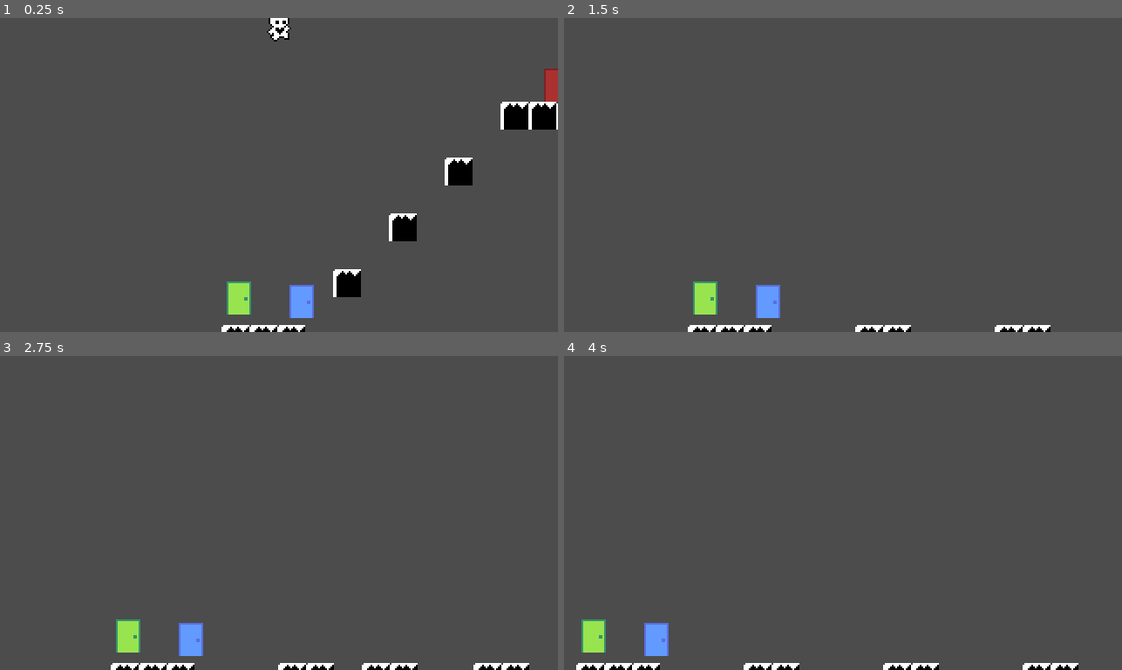
Above: before the commit, frames 1-4 (two rows, left to right).
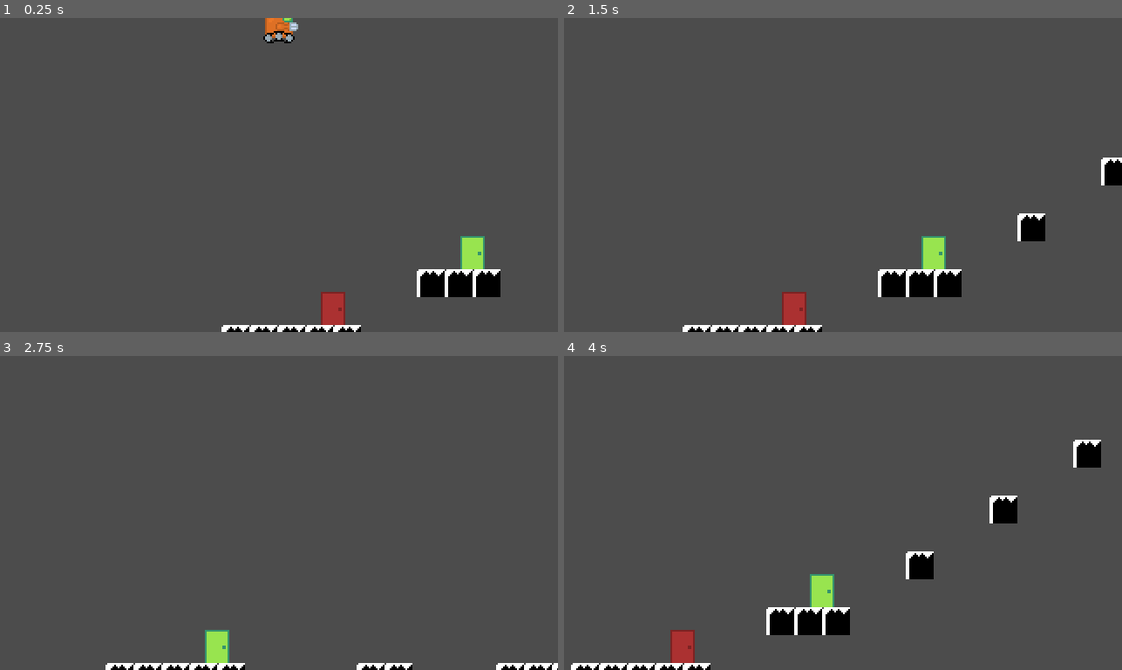
Above: after the commit, the same moments.

Repository: wagenrace/Platformer
Game: Godot game, scene res://World.tscn
The game is run twice, just before and just after one commit, with the same random seed, the same clock (stepped at 60 frames per second) and the same inputs.
Inputs:
- Up to frame 1 (0.25 s): no input
- Up to frame 2 (1.5 s): tap Enter (ui_accept) at 0.5, 0.77, 1.07 s; hold Right (ui_right) from 0.53 s (still down); tap 1 at 0.6 s; tap 2 at 0.8, 1.35 s
- Up to frame 3 (2.75 s): tap Enter (ui_accept) at 1.52, 1.55, 1.82 s; release Right (ui_right) at 2.03 s; hold Left (ui_left) from 2.03 s (still down); hold Enter (ui_accept) from 2.03 s (still down); tap 1 at 2.3 s
- Up to frame 4 (4 s): release Left (ui_left) at 2.78 s; release Enter (ui_accept) at 2.78 s; hold Right (ui_right) from 2.78 s (still down); tap 1 at 2.85 s; tap Enter (ui_accept) at 3.02, 3.32 s; tap 2 at 3.05, 3.6 s; hold Enter (ui_accept) from 3.53 s (still down)

The runs differ from the first frame. In frame 1, 6.3% of the frame differs, in the area x 40-100%, y 0-100%; in frame 2, 4.8%; in frame 3, 2.4%; in frame 4, 5.5%.

Commit message:
add own player
Signed-off-by: tomnijhof <tom.nijhof@cytosmart.com>

Diff:
--- a/Door.gd
+++ b/Door.gd
@@ -1,15 +1,14 @@
 
 extends Area2D
 
-export(Texture) var spriteDoor setget my_func
+export(Texture) var spriteDoor setget assing_sprite
 export(String) var nextLevel = ""
 # export(NodePath) var tileMap
 
 # onready var tileMap = get_node("parent")
 
-func my_func(tex):
-	var asset = tex
-	get_node("Sprite").texture = asset
+func assing_sprite(tex):
+	get_node("Sprite").texture = tex
 
 func _ready():
 	pass
--- a/LevelLayout.gd
+++ b/LevelLayout.gd
@@ -72,7 +72,18 @@
 onready var redDoor = $"DoorRed"
 onready var blueDoor = $"DoorBlue"
 onready var greenDoor = $"DoorGreen"
+var door_island_size: int = 2
 
+func add_door(_door, current_position):
+	var door_position = current_position
+	door_position.x += 1
+	door_position = tileMap.map_to_world(door_position)
+
+	for _i in range(door_island_size):
+		current_position.x += 1
+		tileMap.set_cellv(current_position, 0)
+
+	_door.position = door_position
 
 func apply_level(level):
 	for cell in tileMap.get_used_cells():
@@ -88,17 +99,19 @@
 	for letter in level:
 		var _number = base64_lookup[letter]
 		if _number == 60:
-			var door_position = current_position
-			door_position.x += 1
-			door_position = tileMap.map_to_world(door_position)
-
-			for _i in range(2):
-				current_position.x += 1
-				tileMap.set_cellv(current_position, 0)
-			redDoor.position = door_position
+			add_door(redDoor, current_position)
+			current_position.x += door_island_size
+			continue
+		if _number == 61:
+			add_door(greenDoor, current_position)
+			current_position.x += door_island_size
+			continue
+		if _number == 62:
+			add_door(blueDoor, current_position)
+			current_position.x += door_island_size
 			continue
 
-		var _gap_size = _number % 3 + 1
+		var _gap_size = _number % 3 + 2
 		var _height = int(_number/3) % 5 - 2
 		var _island_width = int(_number/15) % 4 + 1
 
--- a/Player.gd
+++ b/Player.gd
@@ -33,7 +33,10 @@
 		if Input.get_action_strength("ui_up"):
 			motion.y =  -JUMP_FORCE
 	else:
-		animationPlayer.play("Jump")
+		if motion.y > 0:
+			animationPlayer.play("Jump")
+		else:
+			animationPlayer.play("Fall")
 		if Input.is_action_just_released("ui_up") and motion.y < -JUMP_FORCE/2:
 			motion.y = -JUMP_FORCE/2
 
--- a/Player.tscn
+++ b/Player.tscn
@@ -1,9 +1,25 @@
-[gd_scene load_steps=7 format=2]
+[gd_scene load_steps=8 format=2]
 
-[ext_resource path="res://Player.png" type="Texture" id=1]
+[ext_resource path="res://art/Player.png" type="Texture" id=1]
 
 [sub_resource type="RectangleShape2D" id=1]
-extents = Vector2( 3, 7 )
+extents = Vector2( 9, 7 )
+
+[sub_resource type="Animation" id=6]
+resource_name = "Fall"
+length = 0.2
+tracks/0/type = "value"
+tracks/0/path = NodePath("Sprite:frame")
+tracks/0/interp = 1
+tracks/0/loop_wrap = true
+tracks/0/imported = false
+tracks/0/enabled = true
+tracks/0/keys = {
+"times": PoolRealArray( 0 ),
+"transitions": PoolRealArray( 1 ),
+"update": 1,
+"values": [ 5 ]
+}
 
 [sub_resource type="Animation" id=2]
 resource_name = "Jump"
@@ -38,7 +54,7 @@
 
 [sub_resource type="Animation" id=4]
 resource_name = "Run"
-length = 0.6
+length = 0.5
 loop = true
 tracks/0/type = "value"
 tracks/0/path = NodePath("Sprite:frame")
@@ -47,10 +63,10 @@
 tracks/0/imported = false
 tracks/0/enabled = true
 tracks/0/keys = {
-"times": PoolRealArray( 0, 0.1, 0.2, 0.3, 0.4, 0.5 ),
-"transitions": PoolRealArray( 1, 1, 1, 1, 1, 1 ),
+"times": PoolRealArray( 0, 0.1, 0.2, 0.3, 0.4 ),
+"transitions": PoolRealArray( 1, 1, 1, 1, 1 ),
 "update": 1,
-"values": [ 1, 2, 3, 4, 5, 3 ]
+"values": [ 1, 2, 3, 4, 3 ]
 }
 
 [sub_resource type="Animation" id=5]
@@ -78,10 +94,11 @@
 hframes = 7
 
 [node name="CollisionShape2D" type="CollisionShape2D" parent="."]
-position = Vector2( 0, -7 )
+position = Vector2( -1, -7 )
 shape = SubResource( 1 )
 
 [node name="AnimationPlayer" type="AnimationPlayer" parent="."]
+anims/Fall = SubResource( 6 )
 anims/Jump = SubResource( 2 )
 anims/RESET = SubResource( 3 )
 anims/Run = SubResource( 4 )
--- a/World.gd
+++ b/World.gd
@@ -5,7 +5,7 @@
 onready var tileMap = $TileMap
 
 func _ready():
-	tileMap.apply_level("AAAA8")
+	tileMap.apply_level("8A9a+")
 
 func _physics_process(_delta):
 	var camera_pos = camera.get_position()
@@ -22,7 +22,7 @@
 		print(tileMap.redDoor.position)
 
 	if ev is InputEventKey and ev.scancode == KEY_1:
-		tileMap.apply_level("abcdefAA8")
+		tileMap.apply_level("9a0553bcd+efAA8")
 
 	if ev is InputEventKey and ev.scancode == KEY_2:
-		tileMap.apply_level("aaaa8")
+		tileMap.apply_level("8A9AAAA+")
Binary file added: art/Player.png
Not shown, added: art/Player.png.import
Binary file changed: art/door_blue.aseprite
Binary file changed: art/door_blue.png
Binary file changed: art/door_green.aseprite
Binary file changed: art/door_green.png
